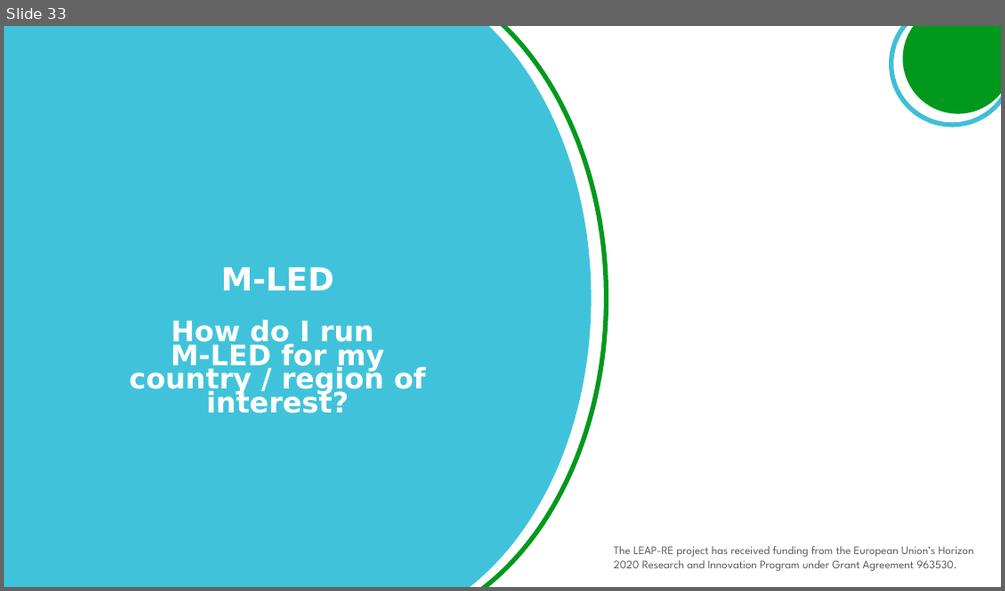
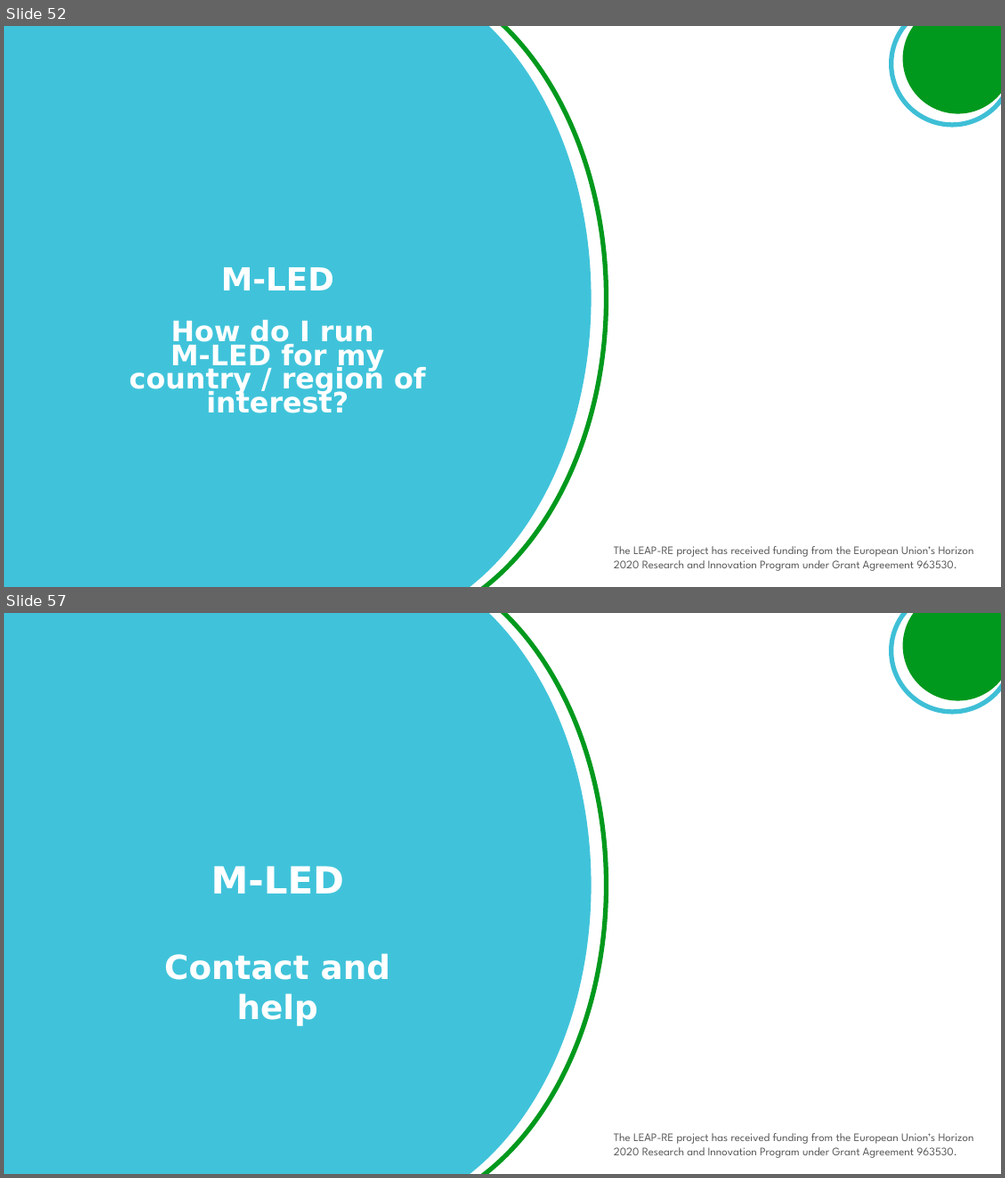
Before and after one commit to giacfalk/RE4AFAGRI_platform, a slide deck: capacity_building/M-LED_slide_pack.pptx. Shown one above the other, each under a label of ours: slide 33 before the commit, slides 52 and 57 after it; the slides between them are not shown. The pictures are 1005x591 and 1005x1178 pixels, drawn with LibreOffice and Linux fonts; fonts in the diff are those of the drawing; background and template pictures are left out. Boxes give left, top, right and bottom in pixels: in the first picture for what was removed or moved away, otherwise in the second. Text is boxed around its words. In the diff, an @@ line names an element or a change of style, - is before the commit and + after.

```diff
--- a/capacity_building/M-LED_slide_pack.pptx
+++ b/capacity_building/M-LED_slide_pack.pptx
@@ slide 57 added at (x1=4, y1=613, x2=1001, y2=1174), background #FFFFFF; not listed: 5 template elements that a slide beside it also shows @@
@@ subtitle added at (x1=164, y1=866, x2=390, y2=1025), 32 pt, text #FFFFFF, bold @@
+M-LED
+Contact and help
@@ what was slide 33 is now slide 52 @@
```
Also in this commit, not shown: 4 slides changed, 27 other slides added, 3 slides removed, 18 other files.
